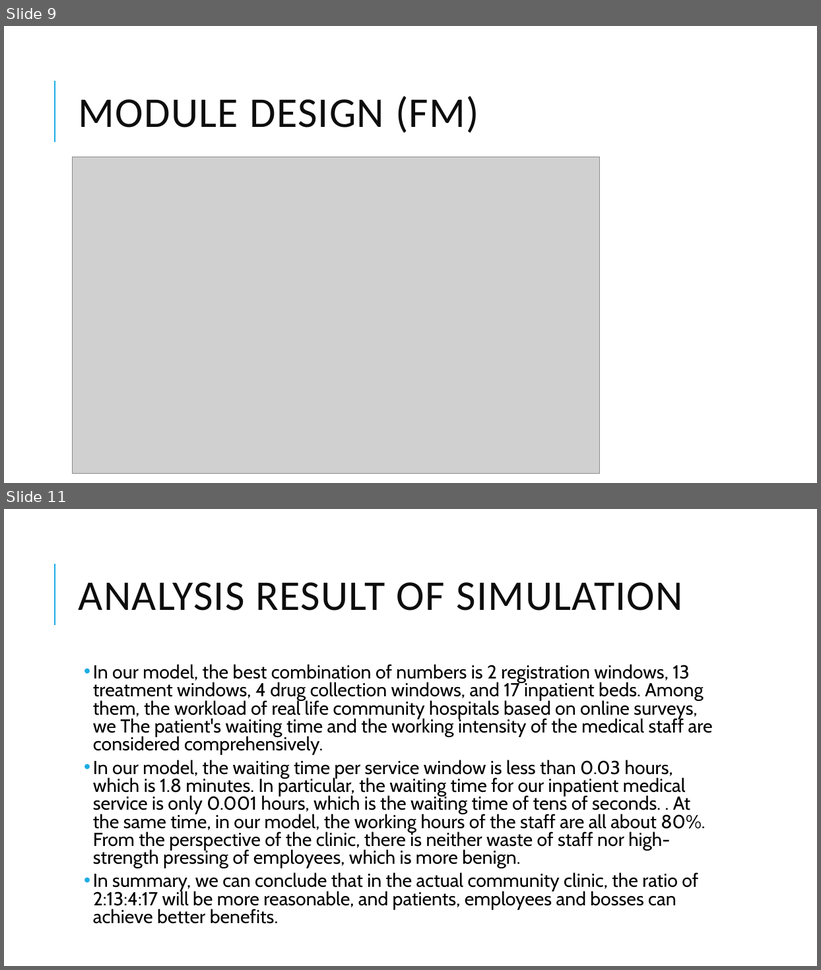
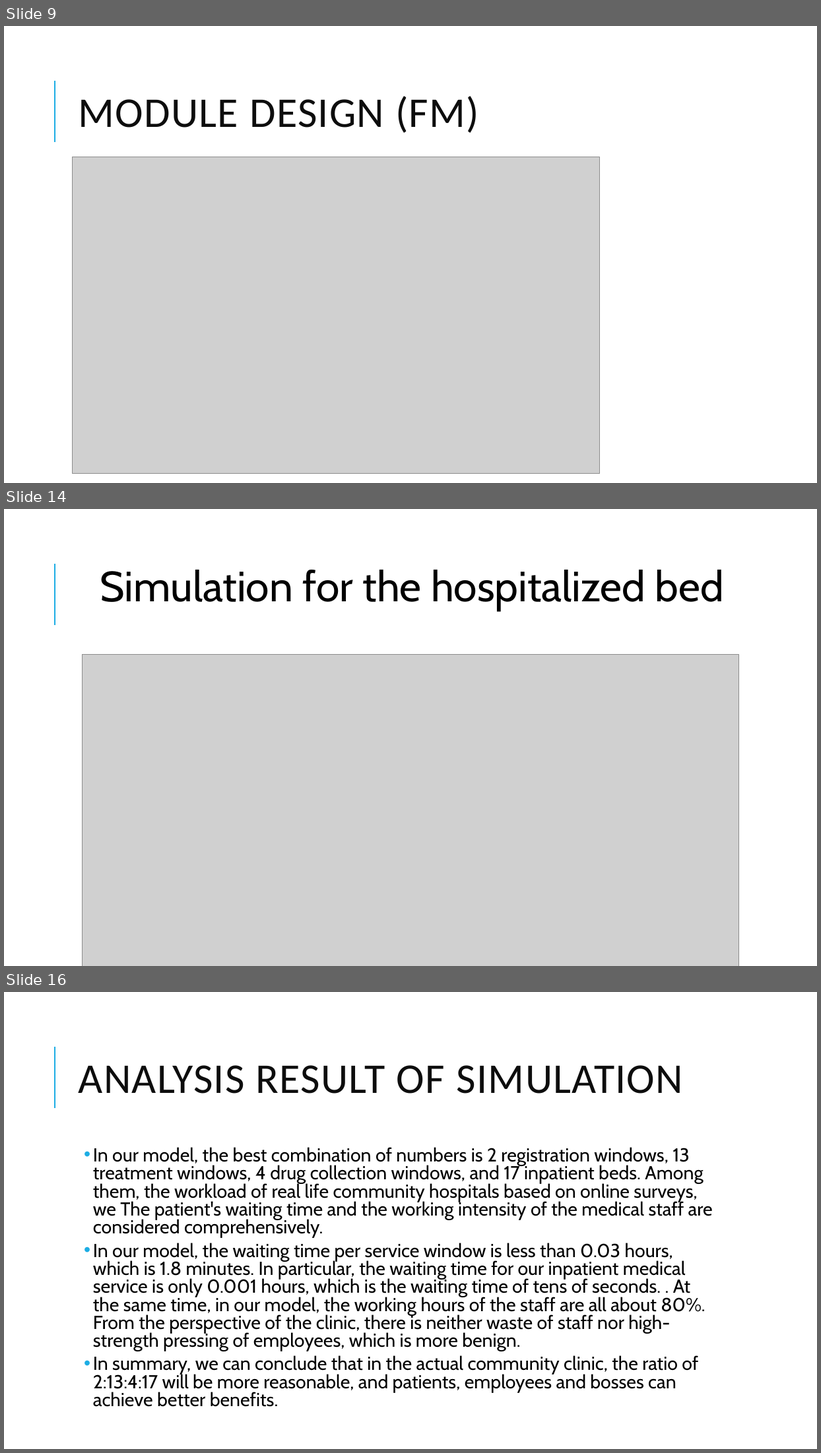
Before and after one commit to Knowden/module-simulation, a slide deck: presentation.pptx. Shown one above the other, each under a label of ours: slides 9 and 11 before the commit, slides 9, 14 and 16 after it; the slides between them are not shown. The pictures are 821x970 and 821x1453 pixels, drawn with LibreOffice and Linux fonts; fonts in the diff are those of the drawing; grey boxes stand for pictures. Boxes give left, top, right and bottom in pixels: in the first picture for what was removed or moved away, otherwise in the second. Text is boxed around its words. In the diff, an @@ line names an element or a change of style, - is before the commit and + after.

```diff
--- a/presentation.pptx
+++ b/presentation.pptx
@@ slide 14 added at [4,509,817,966], background #FFFFFF; not listed: 1 template element that a slide beside it also shows @@
@@ text added at [100,570,724,611], 50 pt, text #000000 @@
+Simulation for the hospitalized bed
@@ picture added at [83,654,739,966] @@
@@ what was slide 11 is now slide 16 @@
```
Also in this commit, not shown: 5 other slides added, 15 other files.
